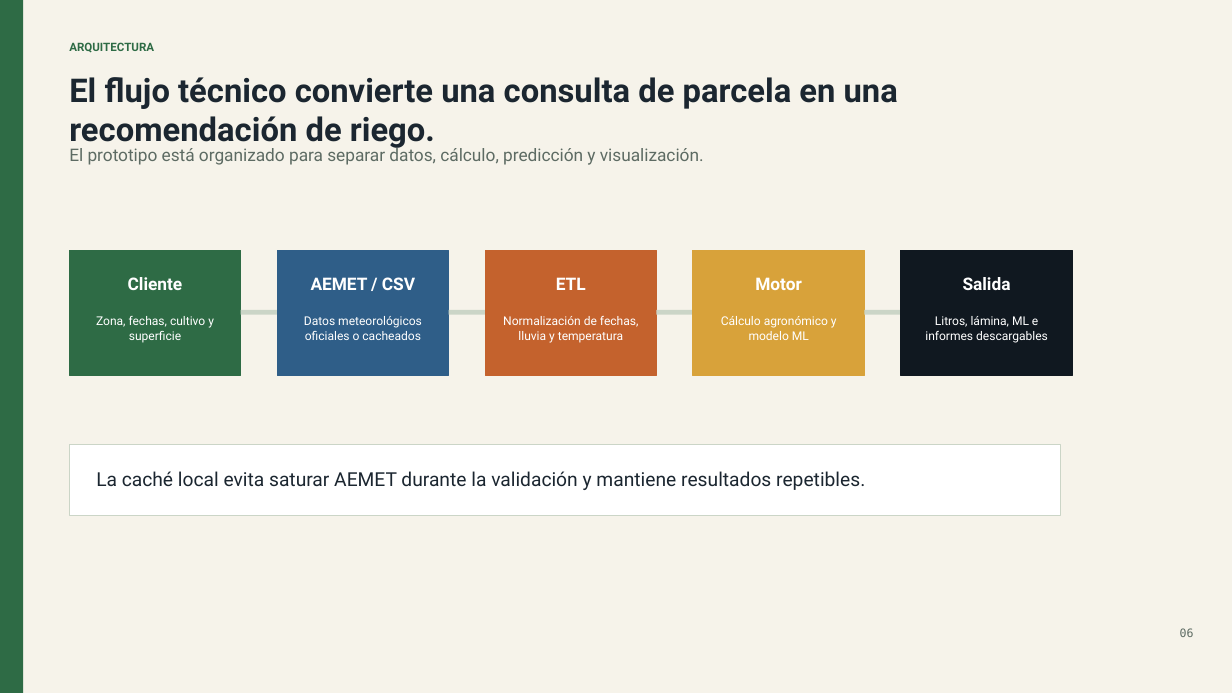
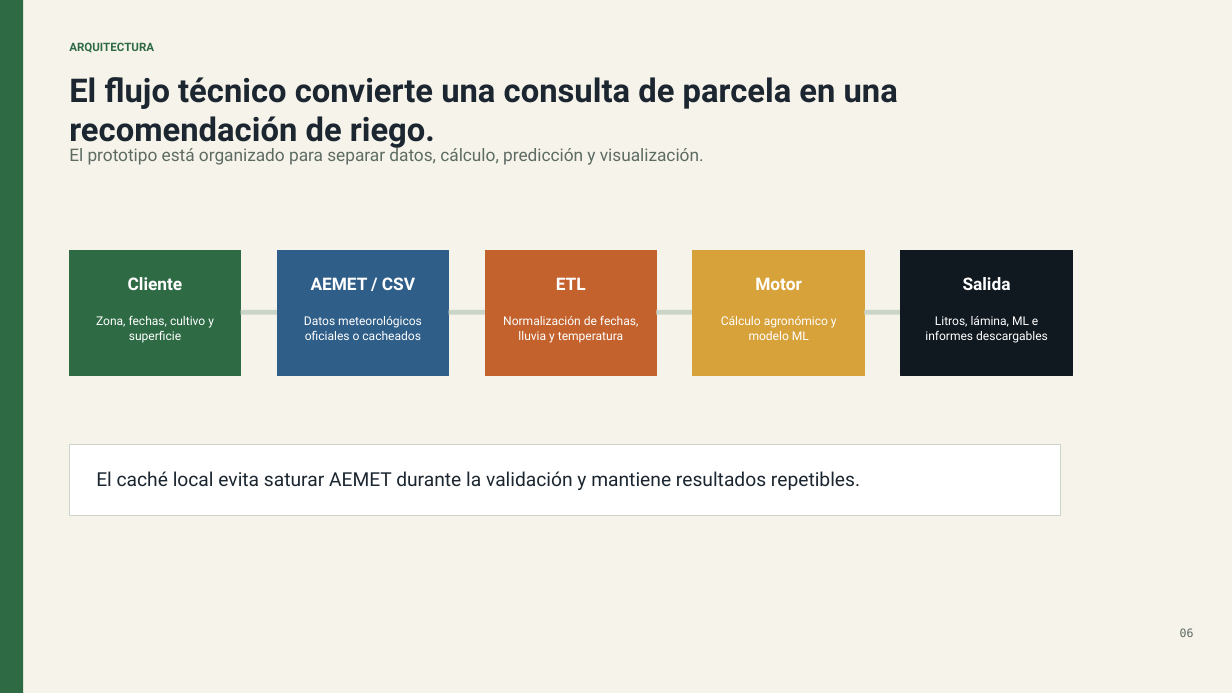
Before and after one commit to romanmaeztu/PI-Agricultura-de-Precisi-n, a slide deck: slide 6 of docs/presentacion_defensa_tfg_riego_jurado.pptx. Drawn at 1232x693 pixels with LibreOffice and Linux fonts; fonts in the diff are those of the drawing. Boxes give left, top, right and bottom in pixels: in the first picture for what was removed or moved away, otherwise in the second. Text is boxed around its words. In the diff, an @@ line names an element or a change of style, - is before the commit and + after.

```diff
--- a/docs/presentacion_defensa_tfg_riego_jurado.pptx
+++ b/docs/presentacion_defensa_tfg_riego_jurado.pptx
@@ text at [96, 471, 860, 490]: text changed @@
-La caché local evita saturar AEMET durante la validación y mantiene resultados repetibles.
+El caché local evita saturar AEMET durante la validación y mantiene resultados repetibles.
```
Also in this commit, not shown: 3 other slides changed, 1 slide removed.
